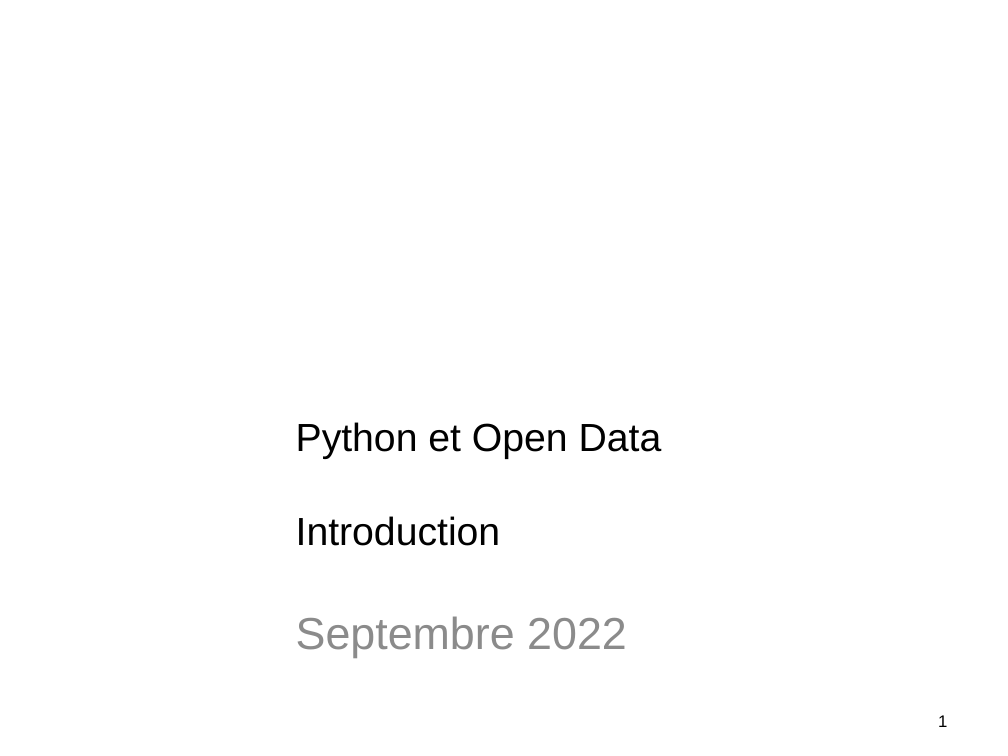
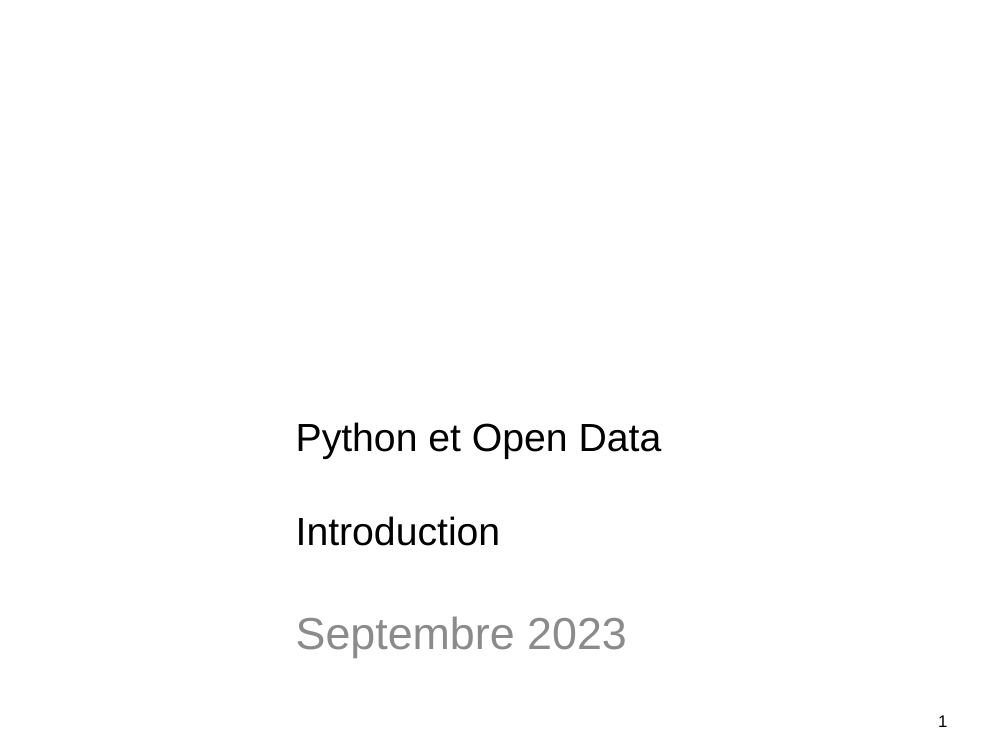
Before and after one commit to alemaitr/python_opendata_l2, a slide deck: slide 1 of coursIntro.pptx. Drawn at 1008x756 pixels with LibreOffice and Linux fonts; fonts in the diff are those of the drawing; background and template pictures are left out. Boxes give left, top, right and bottom in pixels: in the first picture for what was removed or moved away, otherwise in the second. Text is boxed around its words. In the diff, an @@ line names an element or a change of style, - is before the commit and + after.

```diff
--- a/coursIntro.pptx
+++ b/coursIntro.pptx
@@ subtitle at (296, 616, 627, 658): text changed @@
-Septembre 2022
+Septembre 2023
```
Also in this commit, not shown: 2 other slides changed, 8 other files.
